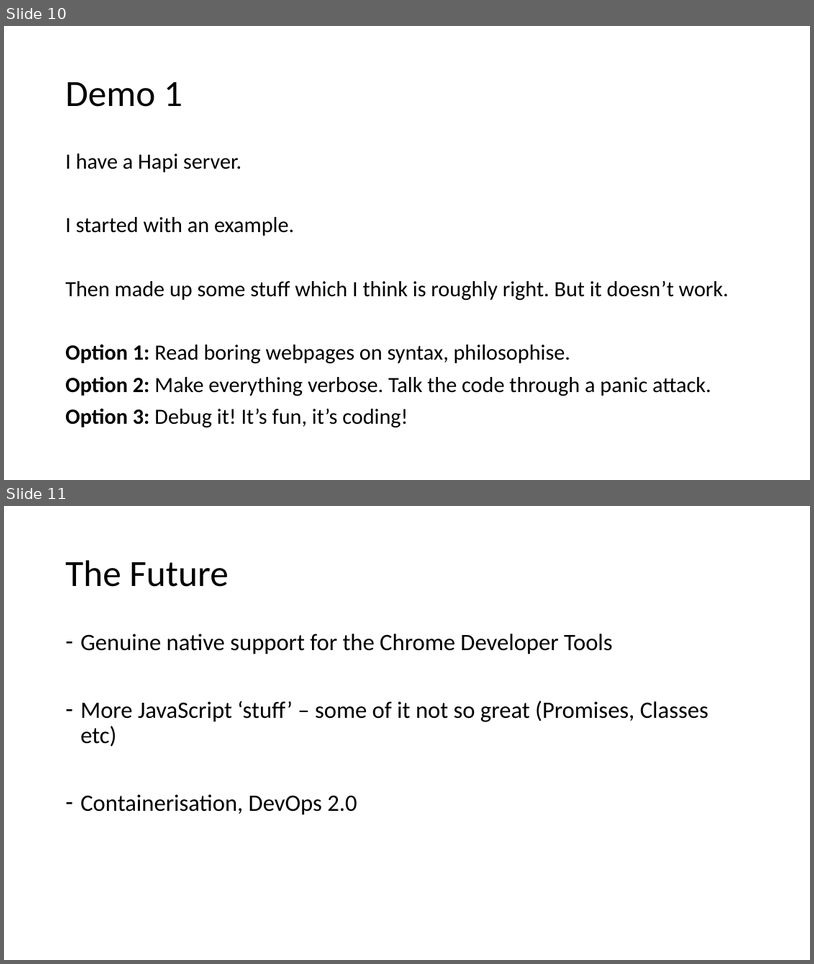
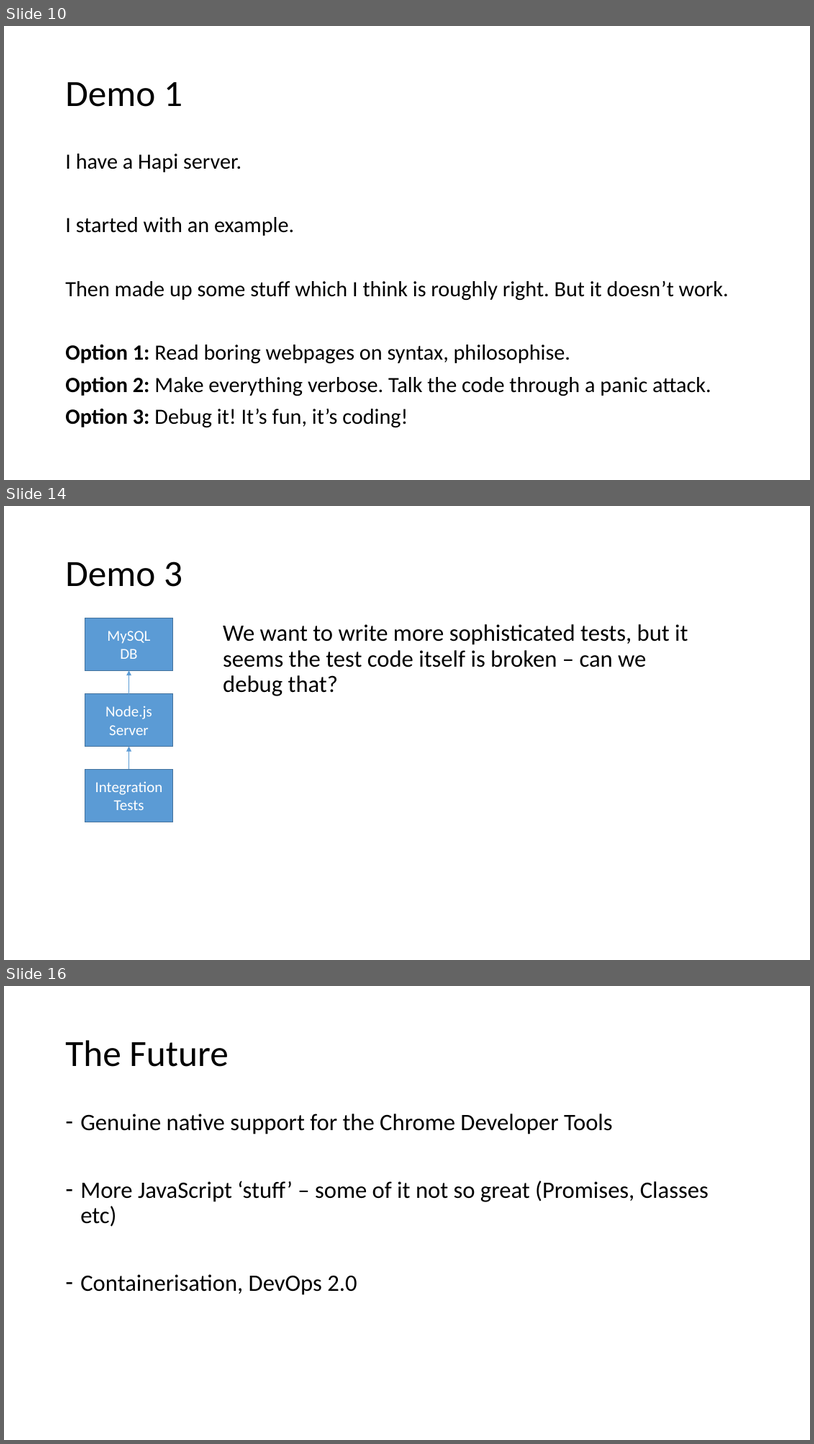
Before and after one commit to dwmkerr/effective-nodejs-debugging, a slide deck: slides/Effective NodeJS Debugging.pptx. Shown one above the other, each under a label of ours: slides 10 and 11 before the commit, slides 10, 14 and 16 after it; the slides between them are not shown. The pictures are 814x964 and 814x1444 pixels, drawn with LibreOffice and Linux fonts; fonts in the diff are those of the drawing. Boxes give left, top, right and bottom in pixels: in the first picture for what was removed or moved away, otherwise in the second. Text is boxed around its words. In the diff, an @@ line names an element or a change of style, - is before the commit and + after.

```diff
--- a/slides/Effective NodeJS Debugging.pptx
+++ b/slides/Effective NodeJS Debugging.pptx
@@ slide 14 added at <box>4,506,810,960</box>, background #FFFFFF @@
@@ title added at <box>65,561,183,587</box>, 44 pt, text #000000 @@
+Demo 3
@@ rectangle added at <box>85,618,173,671</box>, fill #5B9BD5, outline #43739E 1 pt, 18 pt, text #FFFFFF @@
+MySQL
+DB
@@ text added at <box>223,624,688,696</box>, 28 pt, text #000000 @@
+We want to write more sophisticated tests, but it seems the test code itself is broken – can we debug that?
@@ arrow added from (129, 693) to (129, 671), #5B9BD5 0.5 pt @@
@@ rectangle added at <box>85,693,173,746</box>, fill #5B9BD5, outline #43739E 1 pt, 18 pt, text #FFFFFF @@
+Node.js
+Server
@@ arrow added from (129, 769) to (129, 746), #5B9BD5 0.5 pt @@
@@ rectangle added at <box>85,769,173,822</box>, fill #5B9BD5, outline #43739E 1 pt, 18 pt, text #FFFFFF @@
+Integration Tests
@@ what was slide 11 is now slide 16 @@
```
Also in this commit, not shown: 1 slide changed, 5 other slides added, 2 other files.
